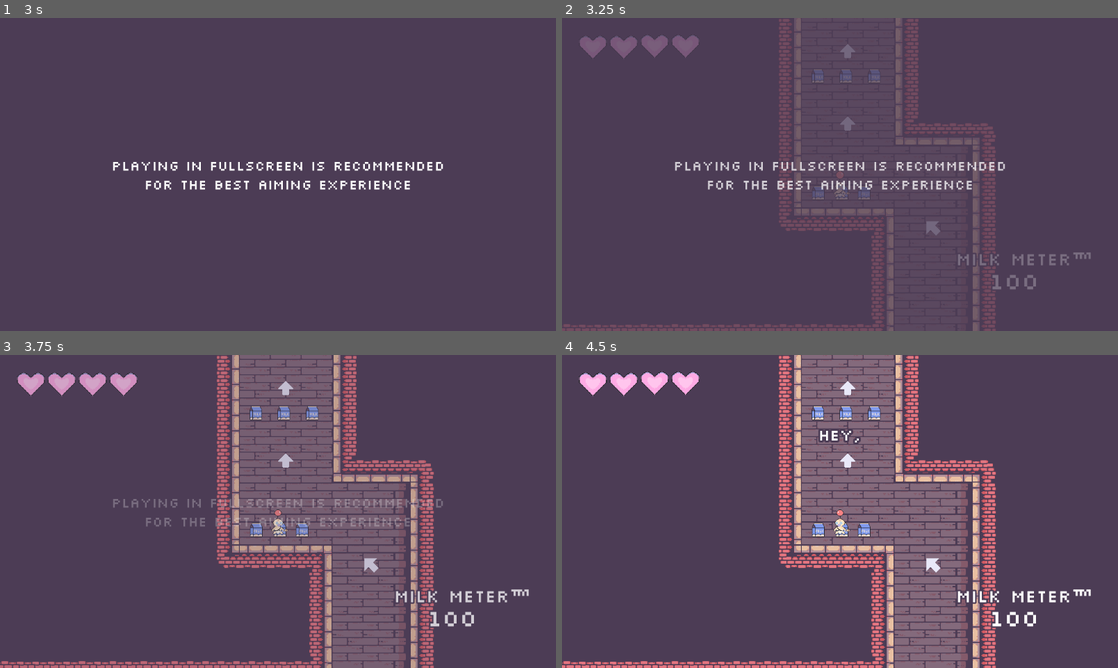
Above: before the commit, frames 1-4 (two rows, left to right).
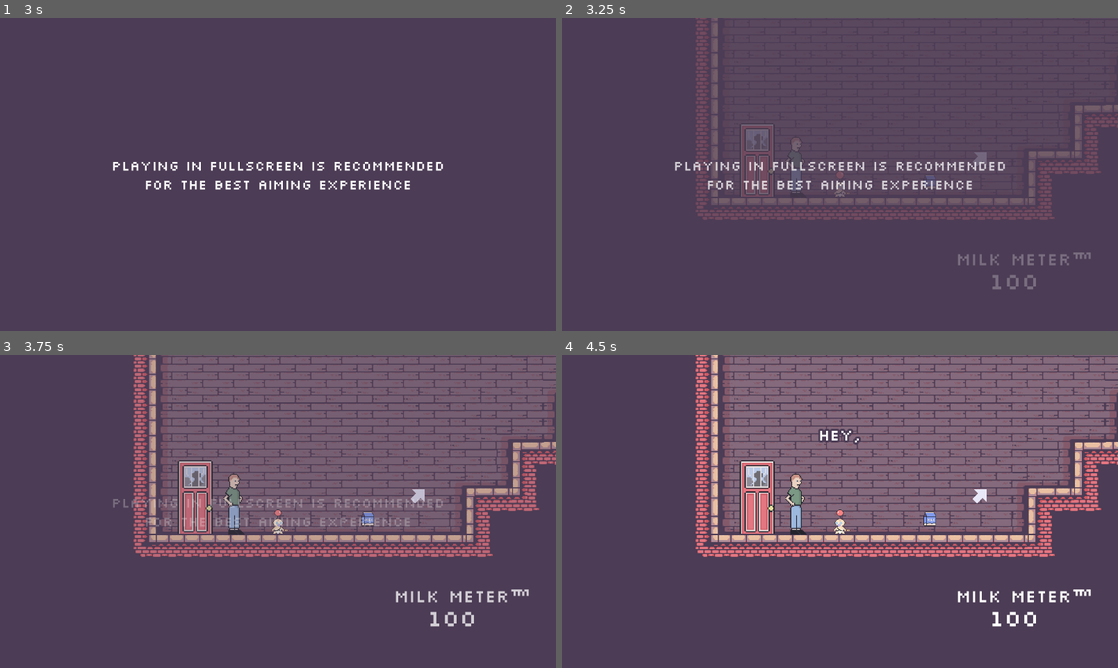
Above: after the commit, the same moments.

Repository: duncwilliams/trust-fund-baby
Game: Godot game, scene res://scenes/main.tscn
Same seed, same stepped clock (60 frames per second), same inputs: the game is played once before the commit and once after it.
Inputs (mouse positions are in pixels of both pictures, inside the frame that each line leads up to):
- Up to frame 1 (3 s): tap Enter at 0.5 s; move the mouse to (400, 158) at 0.52 s; press the mouse at (400, 158) at 0.53 s; hold D (crawl_right) 0.53-2.03 s; tap R (restart) at 1.25, 2, 2.75 s; move the mouse to (166, 190) at 1.27 s; release the mouse at (166, 190) at 1.28 s; click (166, 190) at 1.35 s; move the mouse to (333, 105) at 2.02 s; press the mouse at (333, 105) at 2.03 s; hold A (crawl_left) 2.03-2.78 s; move the mouse to (250, 237) at 2.77 s; release the mouse at (250, 237) at 2.78 s; hold D (crawl_right) from 2.78 s (still down); click (250, 237) at 2.85 s
- Up to frame 2 (3.25 s): keep holding D (crawl_right)
- Up to frame 3 (3.75 s): keep holding D (crawl_right); move the mouse to (444, 558) at 3.52 s; press the mouse at (444, 558) at 3.53 s
- Up to frame 4 (4.5 s): move the mouse to (673, 464) at 4.27 s; release D (crawl_right) at 4.28 s; release the mouse at (673, 464) at 4.28 s; hold A (crawl_left) from 4.28 s (still down); click (673, 464) at 4.35 s

Frame 1 is identical in both runs. In frame 2, 10% of the frame differs, in the area x 0-100%, y 0-100%; in frame 3, 39%; in frame 4, 41%.

Commit message:
baby spawn point correction and hearts disabled til boss

Diff:
--- a/scenes/main.tscn
+++ b/scenes/main.tscn
@@ -35,7 +35,7 @@
 
 [node name="Baby" parent="." unique_id=1502936678 instance=ExtResource("1_o5qli")]
 unique_name_in_owner = true
-position = Vector2(1374, -2317)
+position = Vector2(502, 479)
 
 [node name="Camera2D" type="Camera2D" parent="Baby" unique_id=1711883797]
 process_mode = 3
--- a/scripts/hud.gd
+++ b/scripts/hud.gd
@@ -13,6 +13,7 @@
 func _ready() -> void:
 	$RestartPrompt.visible = false
 	$DefeatRespawnPrompt.visible = false
+	$HeartsControl.visible = false
 
 
 func update_milk_amount(new_milk_amount: int) -> void:
@@ -78,6 +79,7 @@
 		dialogue_finished.emit(dialogue_title)
 		if dialogue_title == "second floor":
 			$BossBarControl.visible = true
+			$HeartsControl.visible = true
 			in_boss_battle = true
 		if dialogue_title == "victory":
 			$BossBarControl.visible = false
